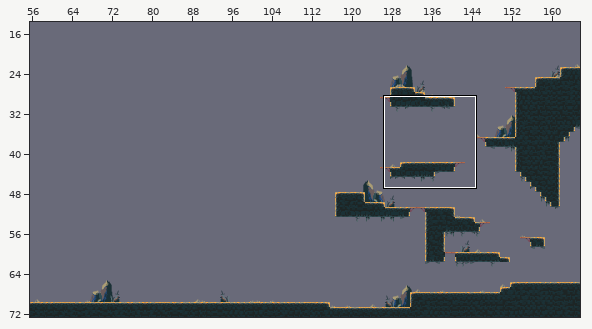
LDtk project: assets/levels/city/city_floor.ldtk. Above, an overview of the earlier version with the close-up marked.
Close-up. Old version:
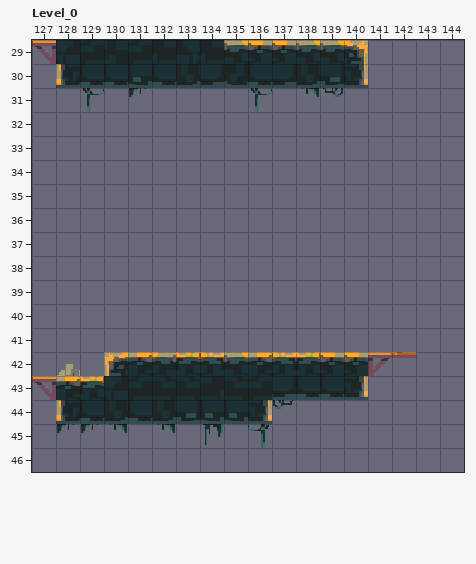
Cells are 16x16 px. Shown: Level_0 x 127..144, y 29..46. The commit also changed other parts of the map, which this record leaves out. The old version is drawn lined up with the new one.
After the commit:
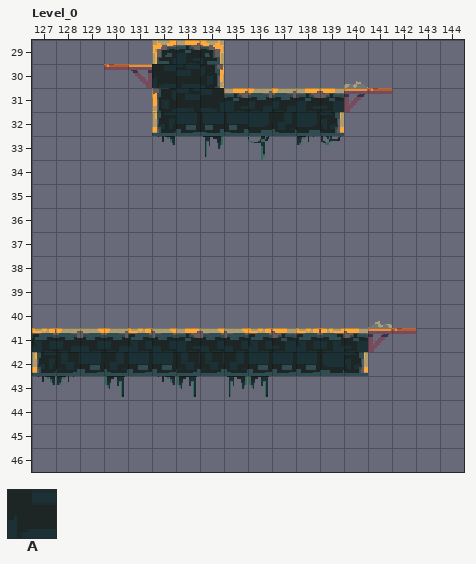
Key: from "Base_tiles": A 1 "Wall".
_ is an empty cell.
Diff:
map size 166x61 -> 166x73 cells (old content now starts at 0,12; both pictures use the new coordinates)
Layer "Base_tiles":
y 29: x 127..131 AAAAA -> _____; x 135..140 AAAAAA -> ______
y 30: x 128..129 AA -> __; x 135..140 AAAAAA -> ______
y 31: x 132..141 __________ -> AAAAAAAAAA
y 32: x 132..139 ________ -> AAAAAAAA
y 41: x 127..142 ________________ -> AAAAAAAAAAAAAAAA
y 42: x 127..129 ___ -> AAA; x 141..142 AA -> __
y 43: x 127..140 AAAAAAAAAAAAAA -> ______________
y 44: x 128..136 AAAAAAAAA -> _________
